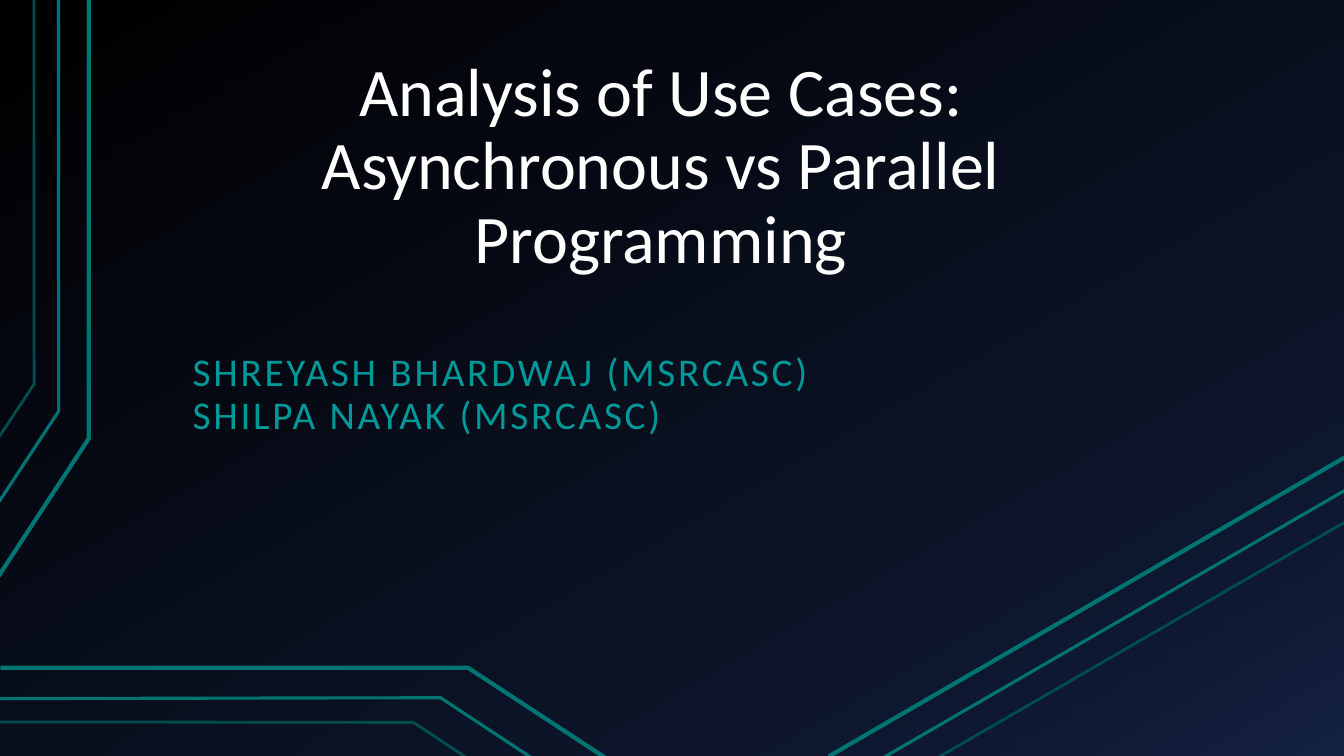
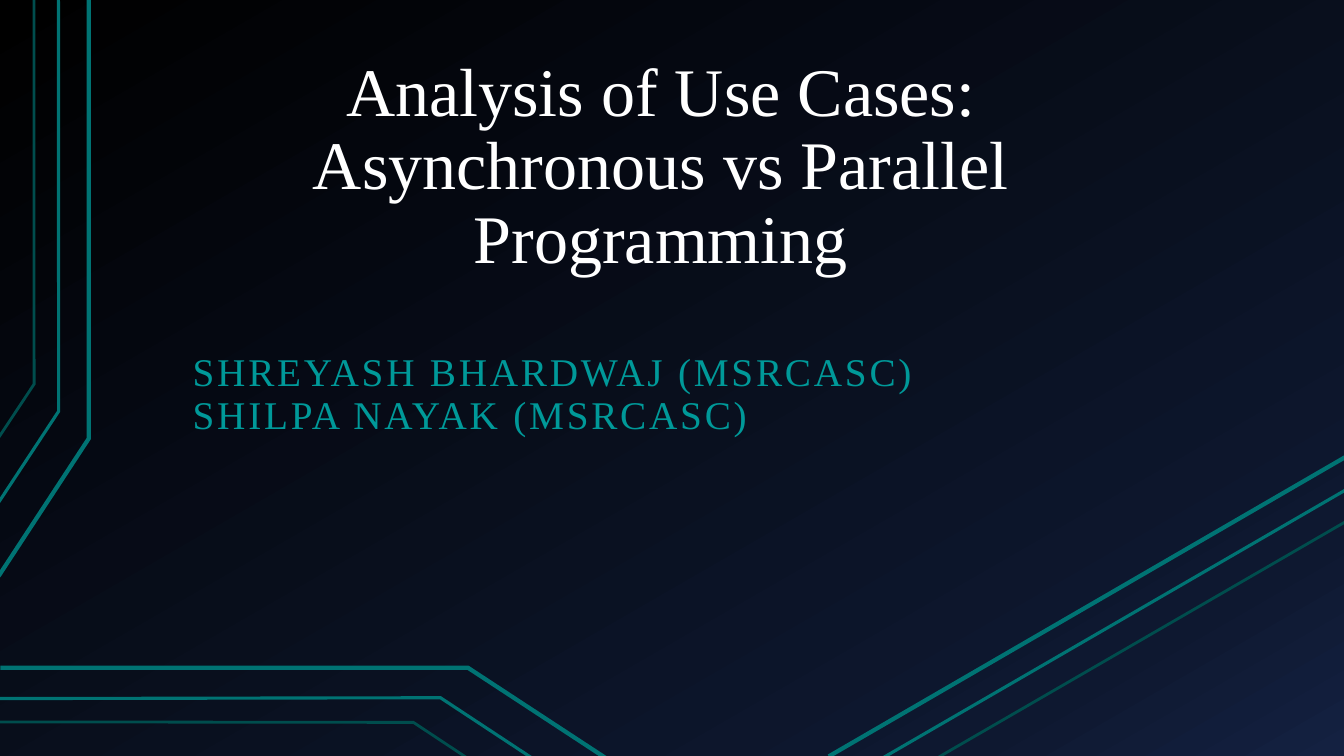
Before and after one commit to ShreyashBhardwaj/AnalysisoUseCases, a slide deck: slide 1 of Analysis of Use Cases.pptx. Drawn at 1344x756 pixels with LibreOffice and Linux fonts; fonts in the diff are those of the drawing. Boxes give left, top, right and bottom in pixels: in the first picture for what was removed or moved away, otherwise in the second. Text is boxed around its words. In the diff, an @@ line names an element or a change of style, - is before the commit and + after.

```diff
--- a/Analysis of Use Cases.pptx
+++ b/Analysis of Use Cases.pptx
@@ title "Analysis of Use Cases: Asynchronous ..." at (313,68,1009,276): font Calibri to Times New Roman @@
@@ subtitle "SHREYASH BHARDWAJ (MSRCASC)" at (193,359,911,436): font Calibri to Times New Roman @@
```
Also in this commit, not shown: 6 other slides changed, 9 slides added, 2 slides removed.
